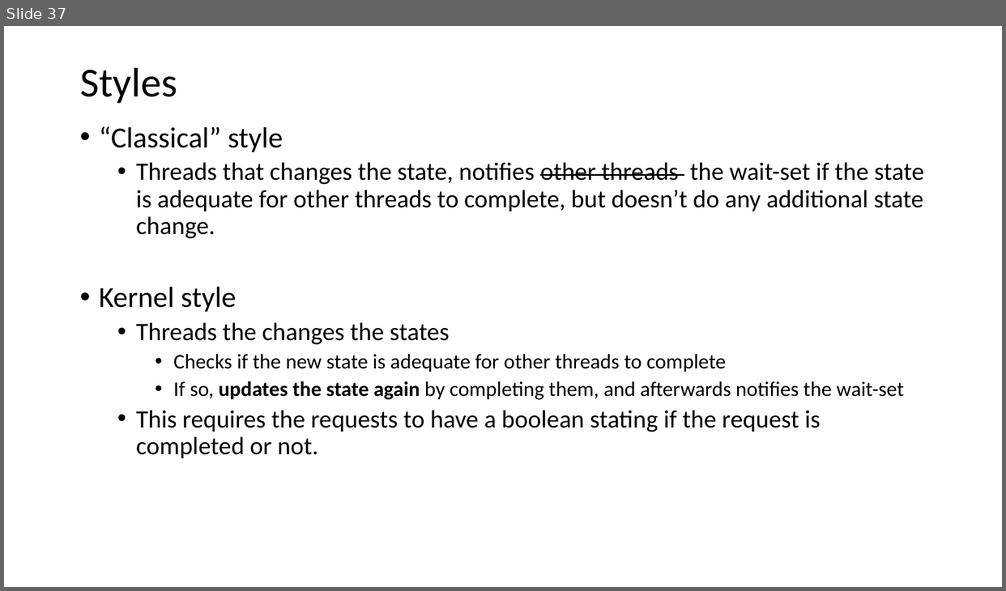
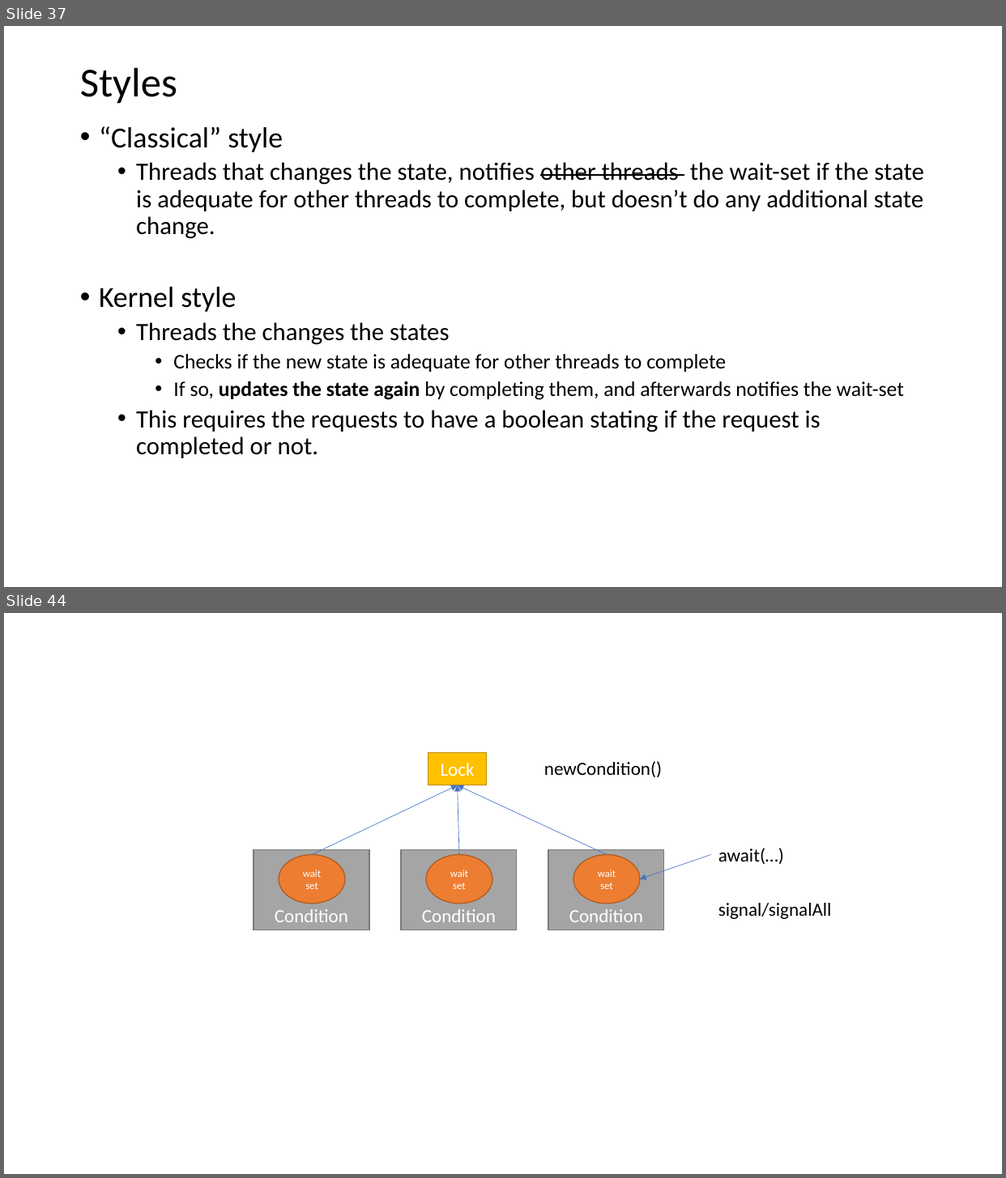
Before and after one commit to isel-leic-pc/s2021v-li51n, a slide deck: docs/threads.pptx. Shown one above the other, each under a label of ours: slide 37 before the commit, slides 37 and 44 after it; the slides between them are not shown. The pictures are 1006x591 and 1006x1178 pixels, drawn with LibreOffice and Linux fonts; fonts in the diff are those of the drawing. Boxes give left, top, right and bottom in pixels: in the first picture for what was removed or moved away, otherwise in the second. Text is boxed around its words. In the diff, an @@ line names an element or a change of style, - is before the commit and + after.

```diff
--- a/docs/threads.pptx
+++ b/docs/threads.pptx
@@ slide 44 added at box(4, 613, 1002, 1174), background #FFFFFF @@
@@ rectangle added at box(428, 753, 487, 786), fill #FFC000, outline #BD8E00 1 pt, 18 pt, text #FFFFFF @@
+Lock
@@ text added at box(544, 761, 662, 777), 18 pt, text #000000 @@
+newCondition()
@@ arrow added from (312, 855) to (458, 786), #4472C4 0.5 pt @@
@@ arrow added from (459, 855) to (458, 786), #4472C4 0.5 pt @@
@@ arrow added from (607, 855) to (458, 786), #4472C4 0.5 pt @@
@@ rectangle added at box(253, 850, 369, 931), fill #A5A5A5, outline #7A7A7A 1 pt, 18 pt, text #FFFFFF @@
+Condition
@@ ellipse added at box(279, 855, 345, 904), fill #ED7D31, outline #AF5C24 1 pt, 10 pt, text #FFFFFF @@
+wait set
@@ rectangle added at box(401, 850, 517, 931), fill #A5A5A5, outline #7A7A7A 1 pt, 18 pt, text #FFFFFF @@
+Condition
@@ ellipse added at box(426, 855, 493, 904), fill #ED7D31, outline #AF5C24 1 pt, 10 pt, text #FFFFFF @@
+wait set
@@ rectangle added at box(548, 850, 664, 931), fill #A5A5A5, outline #7A7A7A 1 pt, 18 pt, text #FFFFFF @@
+Condition
@@ ellipse added at box(573, 855, 641, 904), fill #ED7D31, outline #AF5C24 1 pt, 10 pt, text #FFFFFF @@
+wait set
@@ arrow added from (711, 855) to (641, 879), #4472C4 0.5 pt @@
@@ text added at box(718, 848, 784, 864), 18 pt, text #000000 @@
+await(…)
@@ text added at box(718, 903, 832, 919), 18 pt, text #000000 @@
+signal/signalAll
```
Also in this commit, not shown: 10 other slides added, 1 other file.
